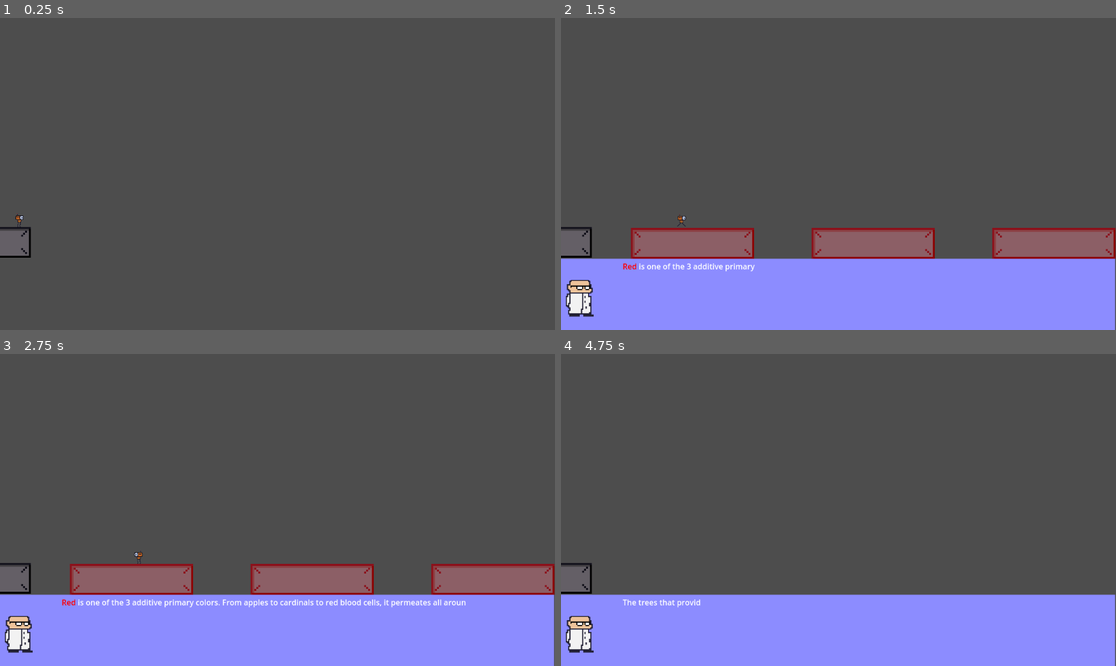
Above: before the commit, frames 1-4 (two rows, left to right).
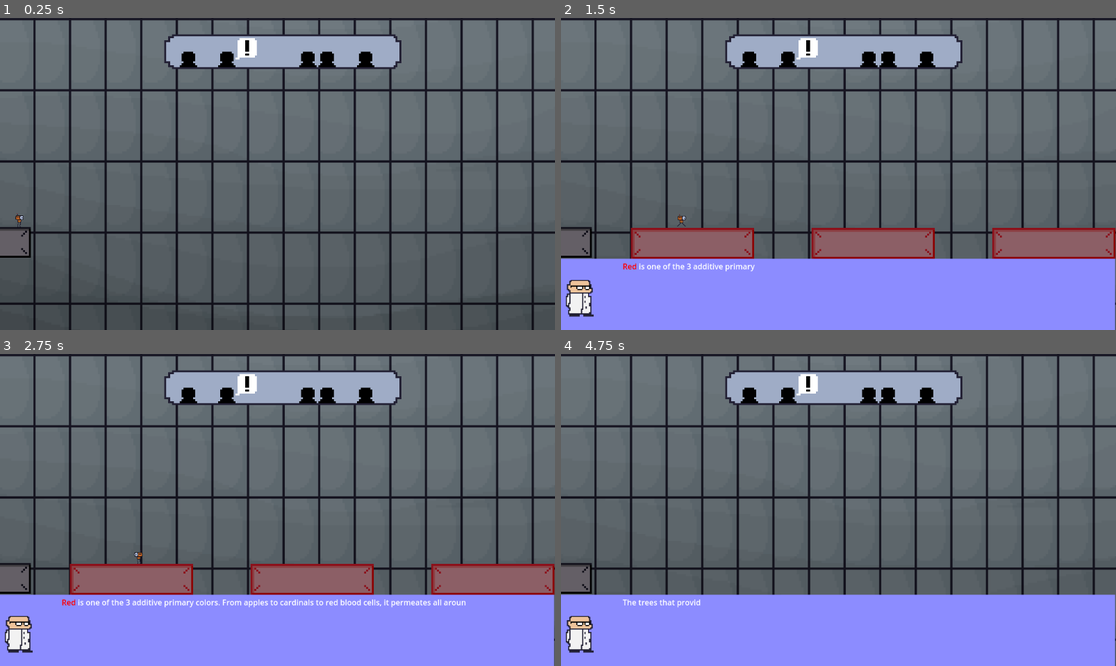
Above: after the commit, the same moments.

Repository: Gamnraa/gmtk2025
Game: Godot game, scene res://MainScene.tscn
The game is run twice, just before and just after one commit, with the same random seed, the same clock (stepped at 60 frames per second) and the same inputs.
Inputs:
- Up to frame 1 (0.25 s): no input
- Up to frame 2 (1.5 s): tap Enter (enter) at 0.5, 0.6, 1.35 s; hold D (right) from 0.53 s (still down); tap Space (jump) at 0.77 s
- Up to frame 3 (2.75 s): tap Space (jump) at 1.52 s; release D (right) at 2.03 s; hold A (left) from 2.03 s (still down); tap Enter (enter) at 2.1 s
- Up to frame 4 (4.75 s): release A (left) at 2.78 s; hold D (right) 2.78-4.28 s; tap Enter (enter) at 2.85, 3.6, 4.25, 4.35 s; tap Space (jump) at 3.02, 3.5, 3.77, 4.52 s; hold A (left) from 4.28 s (still down)

The runs differ from the first frame. In frame 1, 71% of the frame differs, in the area x 0-100%, y 0-100%; in frame 2, 65%; in frame 3, 65%; in frame 4, 68%.

Commit message:
Background and window
Modified Main Scene
Added background scene
Added Window Sprite

Diff:
--- /dev/null
+++ b/Graphics/window.tscn
@@ -0,0 +1,69 @@
+[gd_scene load_steps=6 format=3 uid="uid://ms468kyp0u1f"]
+
+[ext_resource type="Texture2D" uid="uid://df5kty0vkg2qe" path="res://Graphics/window-spritesheet.png" id="1_2roqx"]
+
+[sub_resource type="Animation" id="Animation_myuj0"]
+loop_mode = 1
+tracks/0/type = "value"
+tracks/0/imported = false
+tracks/0/enabled = true
+tracks/0/path = NodePath(".:frame")
+tracks/0/interp = 1
+tracks/0/loop_wrap = true
+tracks/0/keys = {
+"times": PackedFloat32Array(0),
+"transitions": PackedFloat32Array(1),
+"update": 1,
+"values": [1]
+}
+
+[sub_resource type="Animation" id="Animation_tdxhi"]
+resource_name = "Tutorial"
+loop_mode = 1
+tracks/0/type = "value"
+tracks/0/imported = false
+tracks/0/enabled = true
+tracks/0/path = NodePath(".:frame")
+tracks/0/interp = 1
+tracks/0/loop_wrap = true
+tracks/0/keys = {
+"times": PackedFloat32Array(0, 0.5),
+"transitions": PackedFloat32Array(1, 1),
+"update": 1,
+"values": [1, 2]
+}
+
+[sub_resource type="Animation" id="Animation_2roqx"]
+resource_name = "window-blank"
+tracks/0/type = "value"
+tracks/0/imported = false
+tracks/0/enabled = true
+tracks/0/path = NodePath(".:frame")
+tracks/0/interp = 1
+tracks/0/loop_wrap = true
+tracks/0/keys = {
+"times": PackedFloat32Array(0.0666667),
+"transitions": PackedFloat32Array(1),
+"update": 1,
+"values": [0]
+}
+
+[sub_resource type="AnimationLibrary" id="AnimationLibrary_vpt37"]
+_data = {
+&"RESET": SubResource("Animation_myuj0"),
+&"window-blank": SubResource("Animation_2roqx"),
+&"window-tutorial": SubResource("Animation_tdxhi")
+}
+
+[node name="Node2D" type="Node2D"]
+
+[node name="Sprite2D" type="Sprite2D" parent="."]
+texture_filter = 1
+texture = ExtResource("1_2roqx")
+vframes = 3
+frame = 1
+
+[node name="AnimationPlayer" type="AnimationPlayer" parent="Sprite2D"]
+libraries = {
+&"": SubResource("AnimationLibrary_vpt37")
+}
--- a/MainScene.tscn
+++ b/MainScene.tscn
@@ -1,10 +1,12 @@
-[gd_scene load_steps=8 format=3 uid="uid://dyabt5wt67cd6"]
+[gd_scene load_steps=10 format=3 uid="uid://dyabt5wt67cd6"]
 
 [ext_resource type="PackedScene" uid="uid://bnv1eu0nejpev" path="res://Nodes/DialogueBox.tscn" id="1_3mqji"]
 [ext_resource type="Script" uid="uid://cwxv6yblfuae2" path="res://Scripts/main_scene.gd" id="1_rf2cd"]
 [ext_resource type="PackedScene" uid="uid://c4jmhrus4k2pi" path="res://Nodes/Levels/1_1.tscn" id="4_a814b"]
 [ext_resource type="PackedScene" uid="uid://d3gsx1wbbm70y" path="res://Nodes/PlatformMed.tscn" id="4_uxrcv"]
 [ext_resource type="PackedScene" uid="uid://b0lvj8oiu4m7n" path="res://Nodes/Player.tscn" id="5_rf2cd"]
+[ext_resource type="Texture2D" uid="uid://ck40qrlgtnsmr" path="res://Graphics/background.png" id="6_a814b"]
+[ext_resource type="PackedScene" uid="uid://ms468kyp0u1f" path="res://Graphics/window.tscn" id="7_5crlr"]
 
 [sub_resource type="RectangleShape2D" id="RectangleShape2D_uxrcv"]
 size = Vector2(1907, 100)
@@ -52,5 +54,15 @@
 position = Vector2(34.5, -91)
 shape = SubResource("RectangleShape2D_rf2cd")
 
+[node name="Background" type="Sprite2D" parent="."]
+z_index = -1
+position = Vector2(503, 108)
+scale = Vector2(1.1543, 1.1543)
+texture = ExtResource("6_a814b")
+
+[node name="Node2D" parent="." instance=ExtResource("7_5crlr")]
+z_index = -1
+position = Vector2(509, -298)
+
 [connection signal="body_entered" from="Lose" to="." method="_on_lose_body_entered"]
 [connection signal="body_entered" from="Win" to="." method="_on_win_body_entered"]
Binary file added: Graphics/background.ase
Binary file added: Graphics/background.png
Not shown, added: Graphics/background.png.import
Binary file added: Graphics/window-spritesheet.aseprite
Binary file added: Graphics/window-spritesheet.png
Not shown, added: Graphics/window-spritesheet.png.import
Binary file added: Graphics/window.aseprite
Not shown, added: Graphics/window1.png.import
Not shown, added: Graphics/window2.png.import
Not shown, added: Graphics/window3.png.import
